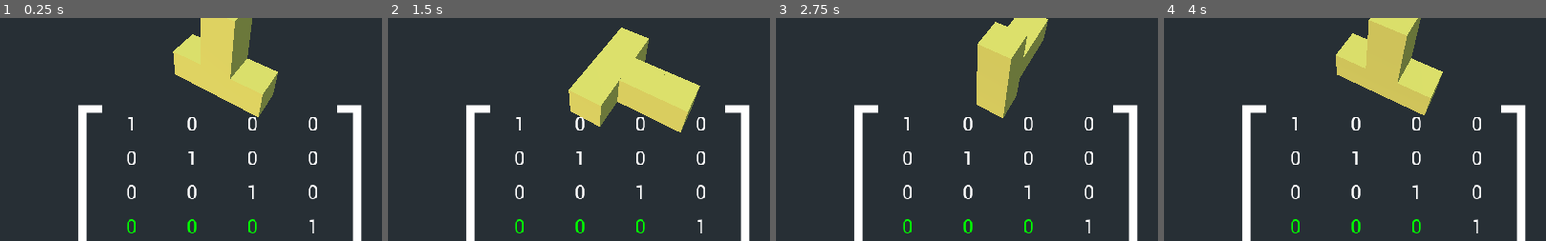
Above: before the commit, frames 1-4 (left to right).
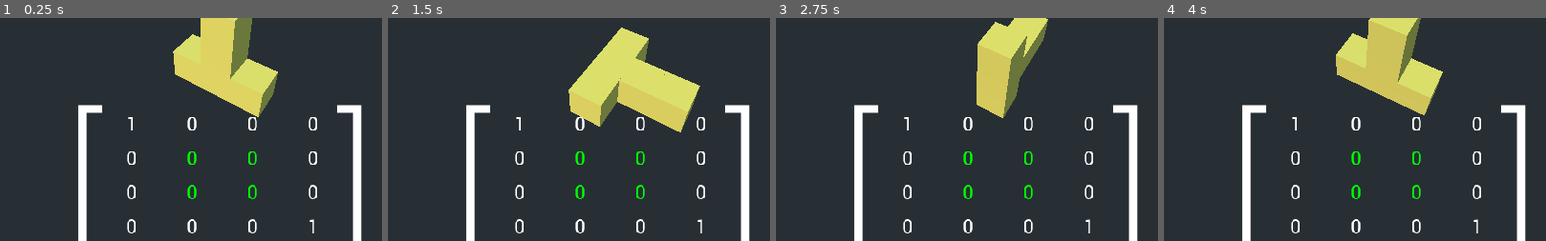
Above: after the commit, the same moments.

Repository: AngelOnFira/math-for-game-dev
Game: Godot game, scene res://Scenes/Main.tscn
Two runs of this game, one before a commit and one after it. Both use one fixed random seed, a clock stepped at 60 frames per second and the inputs below.
Inputs (mouse positions are % of the whole screen's width and height, from its top left):
- Up to frame 1 (0.25 s): no input
- Up to frame 2 (1.5 s): move the mouse to (72, 45) at 0.52 s; move the mouse to (30, 55) at 1.27 s
- Up to frame 3 (2.75 s): move the mouse to (60, 28) at 2.02 s
- Up to frame 4 (4 s): move the mouse to (45, 70) at 2.77 s; move the mouse to (80, 65) at 3.52 s
The pictures show only the part of the screen within x 21-71%, y 46-96%; the shares and areas given below are measured in that part.

The runs differ from the first frame. In frame 1, 0.6% of the frame differs, in the area x 33-68%, y 59-97%; in frame 2, 0.6%; in frame 3, 0.6%; in frame 4, 0.6%.

Commit message:
Adding rotation matricies

Diff:
--- a/assignment-1/Scenes/Main.tscn
+++ b/assignment-1/Scenes/Main.tscn
@@ -22,7 +22,7 @@
 
 [node name="CanvasLayer" type="CanvasLayer" parent="."]
 
-[node name="Matrix" parent="CanvasLayer" instance=ExtResource( 3 )]
+[node name="TranslationMatrix" parent="CanvasLayer" instance=ExtResource( 3 )]
 anchor_left = 0.5
 anchor_top = 1.0
 anchor_right = 0.5
@@ -31,6 +31,7 @@
 margin_top = -233.0
 margin_right = 206.0
 margin_bottom = 0.0
+matrix_type = "rotate x"
 
 [node name="MeshInstance" type="MeshInstance" parent="."]
 visible = false
--- a/assignment-1/Scripts/Matrix.gd
+++ b/assignment-1/Scripts/Matrix.gd
@@ -1,4 +1,6 @@
 extends Control
+
+export(String, "translation", "rotate x", "rotate y", "rotate z") var matrix_type
 
 var translation_matrix = [
 	[1, 0, 0, 0],
@@ -7,10 +9,42 @@
 	["x", "y", "z", 1],
 ]
 
+var rotation_x_matrix = [
+	[1, 0, 0, 0],
+	[0, "cos", "sin", 0],
+	[0, "-sin", "cos", 0],
+	[0, 0, 0, 1],
+]
+
+var rotation_y_matrix = [
+	["cos", 0, "-sin", 0],
+	[0, 1, 0, 0],
+	["sin", 0, "cos", 0],
+	[0, 0, 0, 1],
+]
+
+var rotation_z_matrix = [
+	["cos", "sin", 0, 0],
+	["-sin", "cos", 0, 0],
+	[0, 0, 1, 0],
+	[0, 0, 0, 1],
+]
+
 func _ready():
 
+	var matrix_used
+
+	if matrix_type == "translation":
+		matrix_used = translation_matrix
+	elif matrix_type == "rotate x":
+		matrix_used = rotation_x_matrix
+	elif matrix_type == "rotate y":
+		matrix_used = rotation_y_matrix
+	elif matrix_type == "rotate z":
+		matrix_used = rotation_z_matrix
+
 	var element_count = 0
-	for row in translation_matrix:
+	for row in matrix_used:
 		for element in row:
 			var matrix_element = $GridContainer.get_child(element_count)
 			element_count += 1
